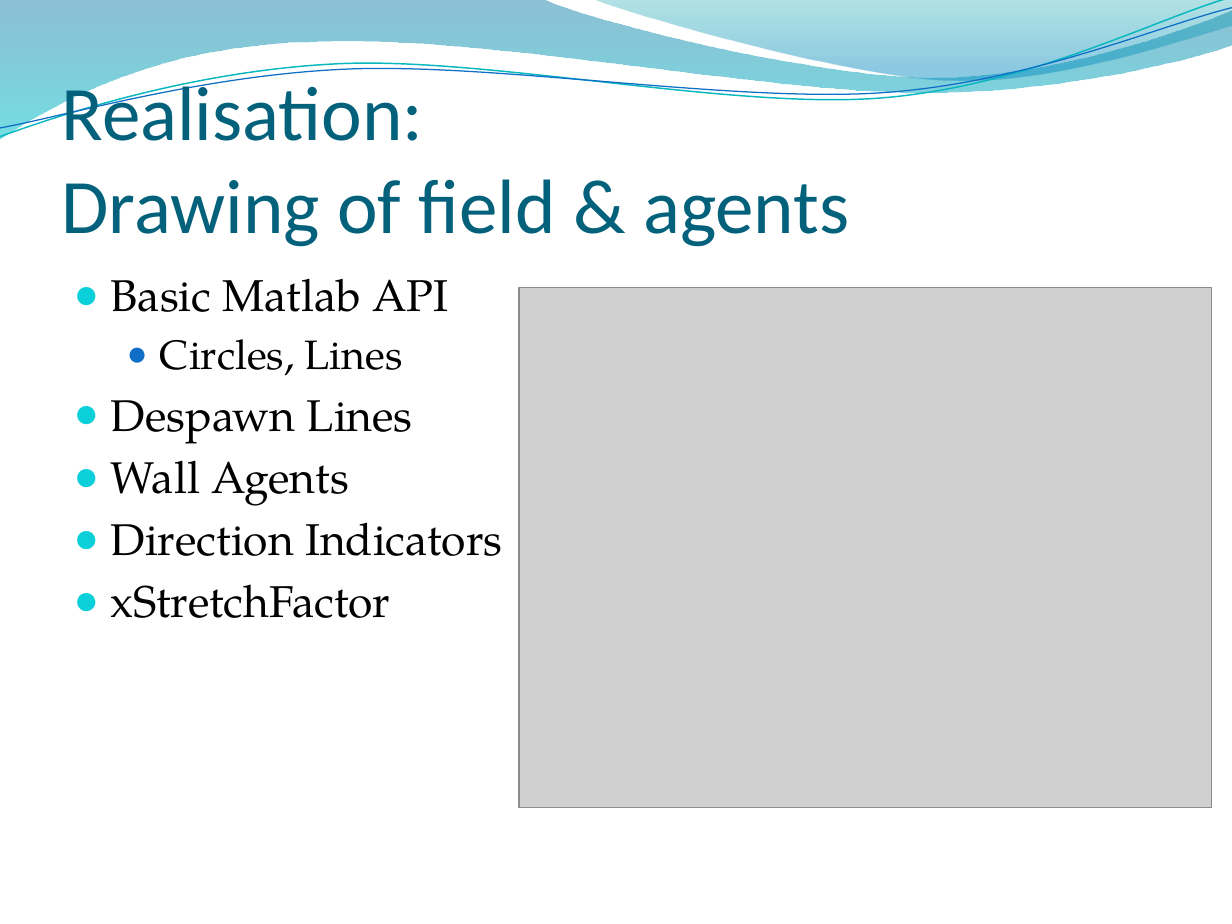
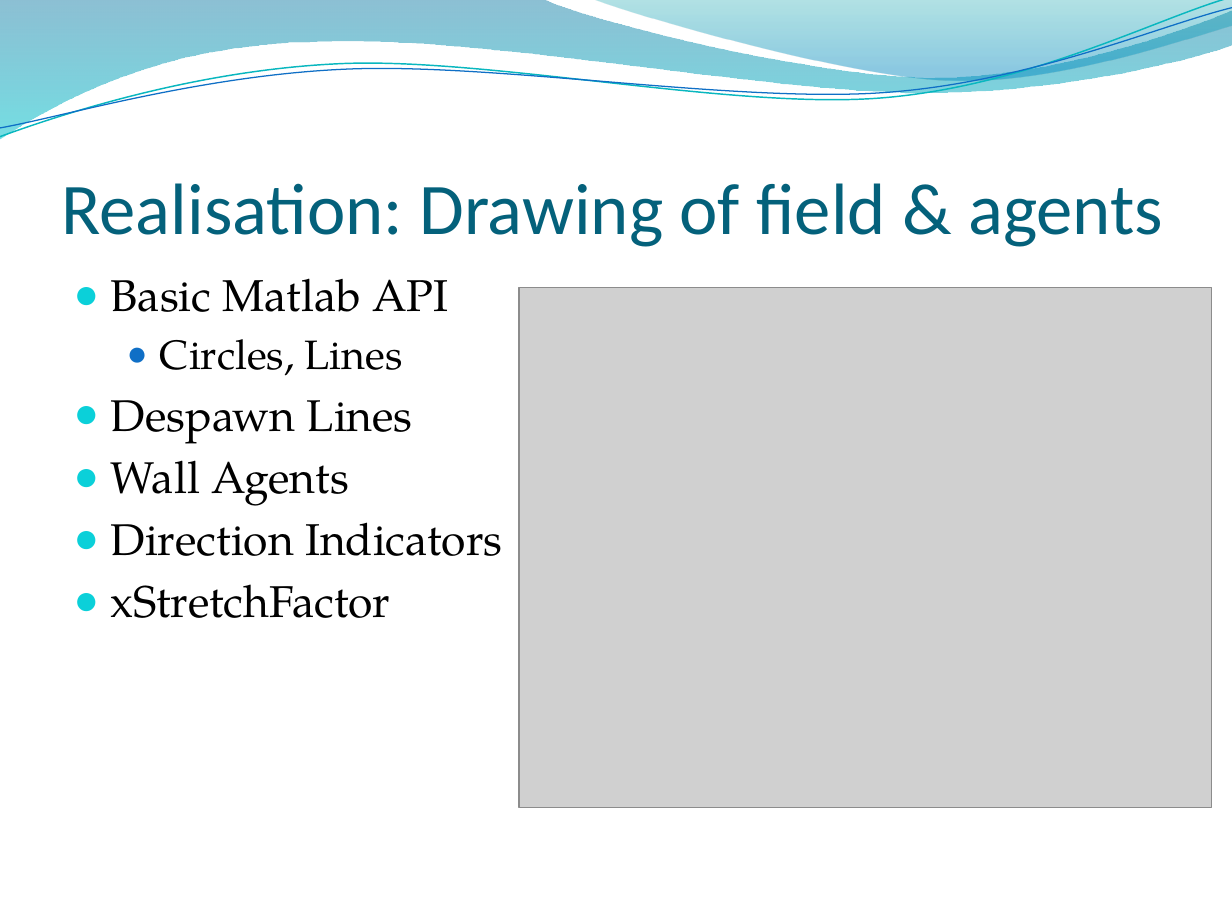
Before and after one commit to ratheile/MSSSM, a slide deck: slide 13 of presentation/Presentation.pptx. Drawn at 1232x924 pixels with LibreOffice and Linux fonts; fonts in the diff are those of the drawing; grey boxes stand for pictures; background and template pictures are left out. Boxes give left, top, right and bottom in pixels: in the first picture for what was removed or moved away, otherwise in the second. Text is boxed around its words. In the diff, an @@ line names an element or a change of style, - is before the commit and + after.

```diff
--- a/presentation/Presentation.pptx
+++ b/presentation/Presentation.pptx
@@ title "Realisation: Drawing of field & ..." at (x1=62, y1=183, x2=1163, y2=247): size 45 to 42.5 pt @@
```
Also in this commit, not shown: 7 other slides changed.
